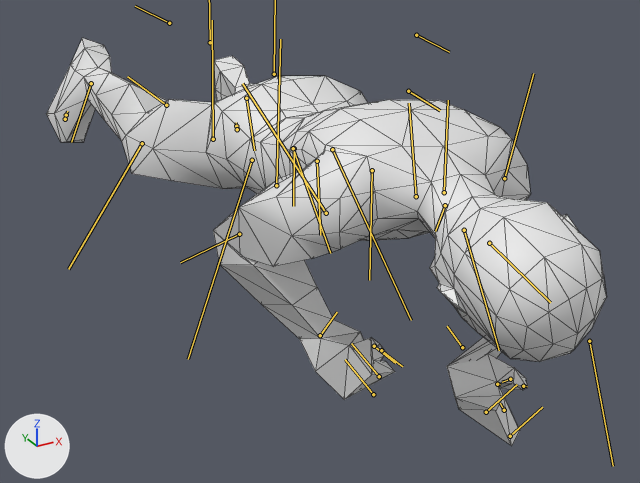
The FBX model Contents/mods/BardToTheBone/common/media/anims_X/Bob/BttB_Violin.fbx: old version first, new version second.
Before and after are seen from a 50 mm lens placed at (-0.0921, -0.2967, 0.0605), pointed at (0.0048, -0.1203, -0.0277). The axes (+X, +Y, +Z) are drawn at lower left. The lights are the same throughout. Both versions are drawn at frame 1 of the action 'Bip01|CircleAction'; the numbers are the values there. The bones that bend it are drawn over the model as lines. Mesh edges are drawn as thin lines.

In view in the first picture: 'Body_NoDress'.
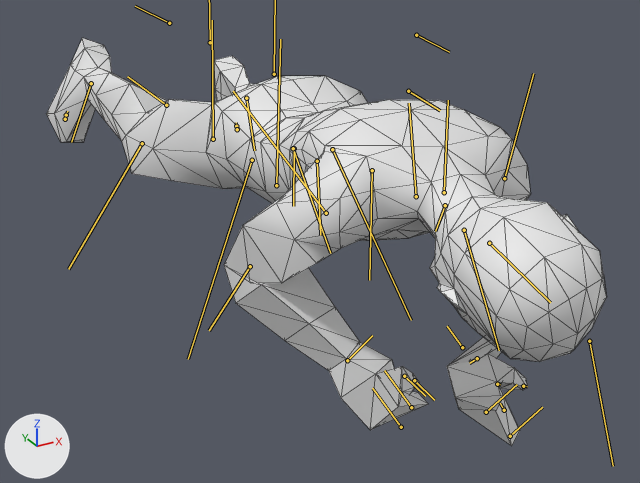
Location of each change, (x1, y1, x2, y2) in pixels of the pictures (640 x 483 px):
'Body_NoDress', posed
    both: (46, 38, 606, 446)
bone 'Bip01_R_UpperArm', root to tip
    before: (326, 213) to (242, 83)
    after: (326, 213) to (233, 91)
bone 'Bip01_R_Forearm', root to tip
    before: (239, 234) to (180, 262)
    after: (250, 266) to (209, 330)
bone 'Bip01_R_Hand', root to tip
    before: (320, 335) to (337, 312)
    after: (347, 360) to (372, 335)

What the commit changed:
Bone 'Bip01_R_UpperArm' (bone_bip01_r_upperarm) turns from (22, -41, -49) to (35, -30, -60) degrees about its own x, y and z.
Bone 'Bip01_R_Forearm' (bone_bip01_r_forearm) turns from (0, 0, -86) to (0, 0, -92) degrees about its own x, y and z.
Bone 'Bip01_R_Hand' (bone_bip01_r_hand) turns from (-31, -17, -15) to (-20, 2, -16) degrees about its own x, y and z.
